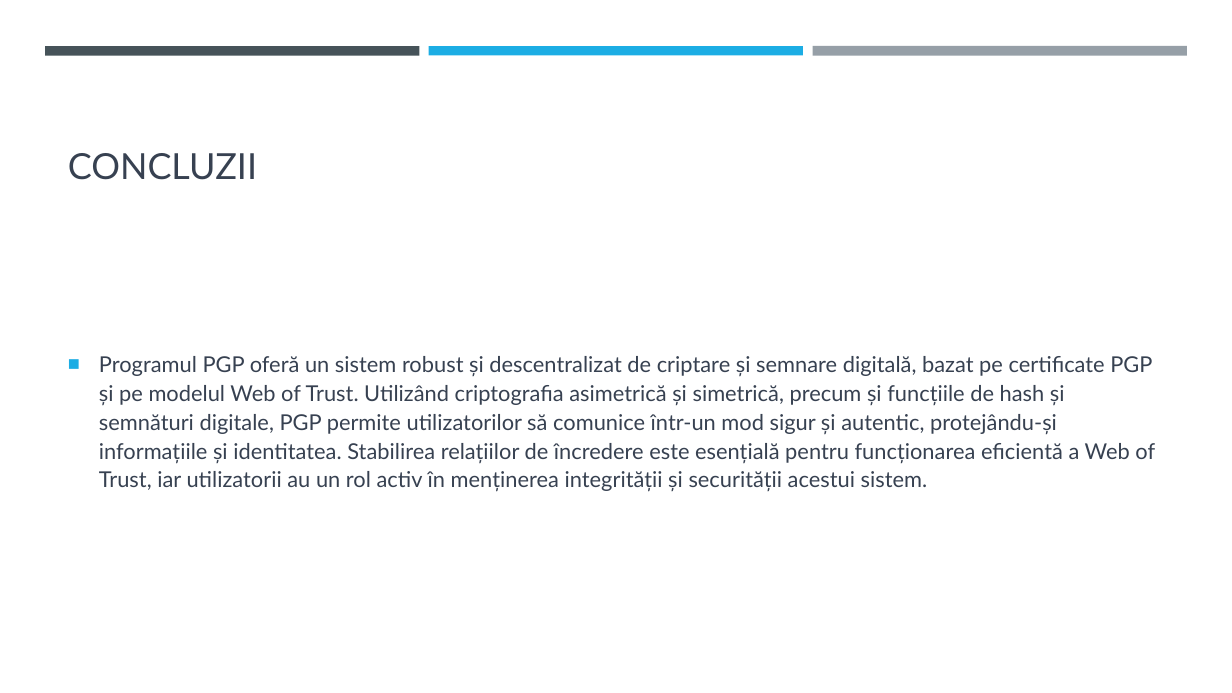
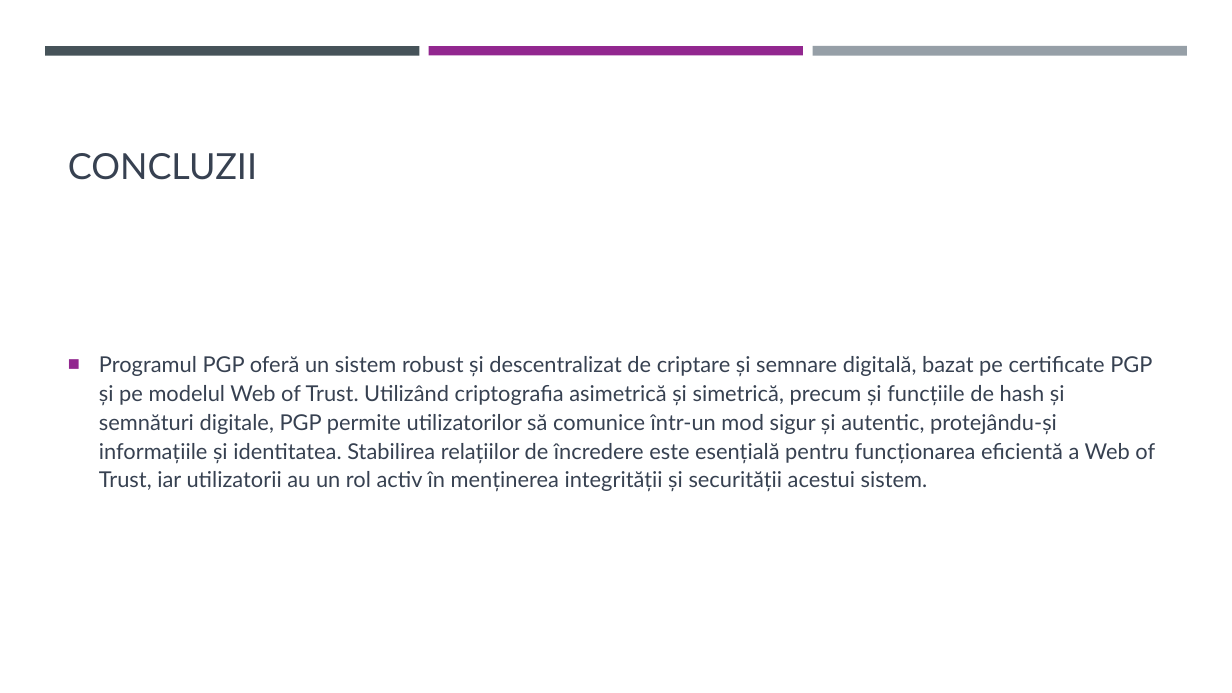
Before and after one commit to Brebu/pgp, a slide deck: slide 17 of Securizarea comunicării și protejarea datelor cu PGP -.pptx (slide 13 before the commit). Drawn at 1232x693 pixels with LibreOffice and Linux fonts; fonts in the diff are those of the drawing. Boxes give left, top, right and bottom in pixels: in the first picture for what was removed or moved away, otherwise in the second. Text is boxed around its words. In the diff, an @@ line names an element or a change of style, - is before the commit and + after.

```diff
--- a/Securizarea comunicării și protejarea datelor cu PGP -.pptx
+++ b/Securizarea comunicării și protejarea datelor cu PGP -.pptx
@@ rectangle at <box>429,46,803,55</box>: fill #1CADE4 to #92278F @@
@@ text "Programul PGP oferă un sistem ..." at <box>99,356,1155,492</box>: bullet colour #1CADE4 to #92278F @@
```
Also in this commit, not shown: 13 other slides changed, 4 slides added.
